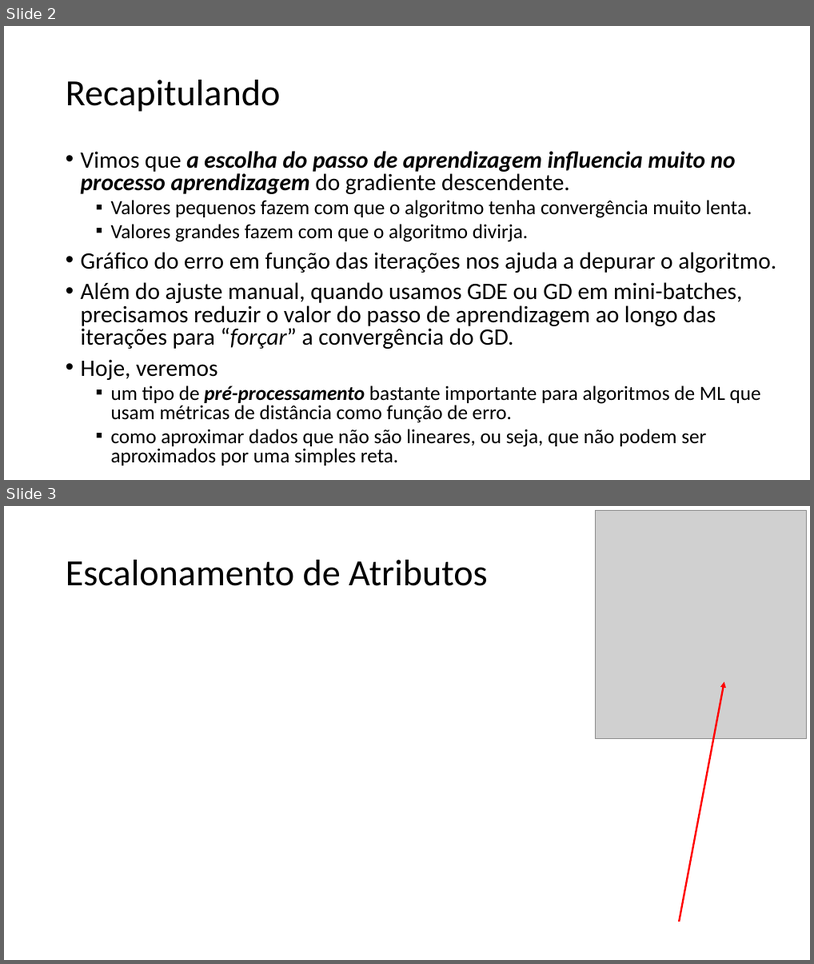
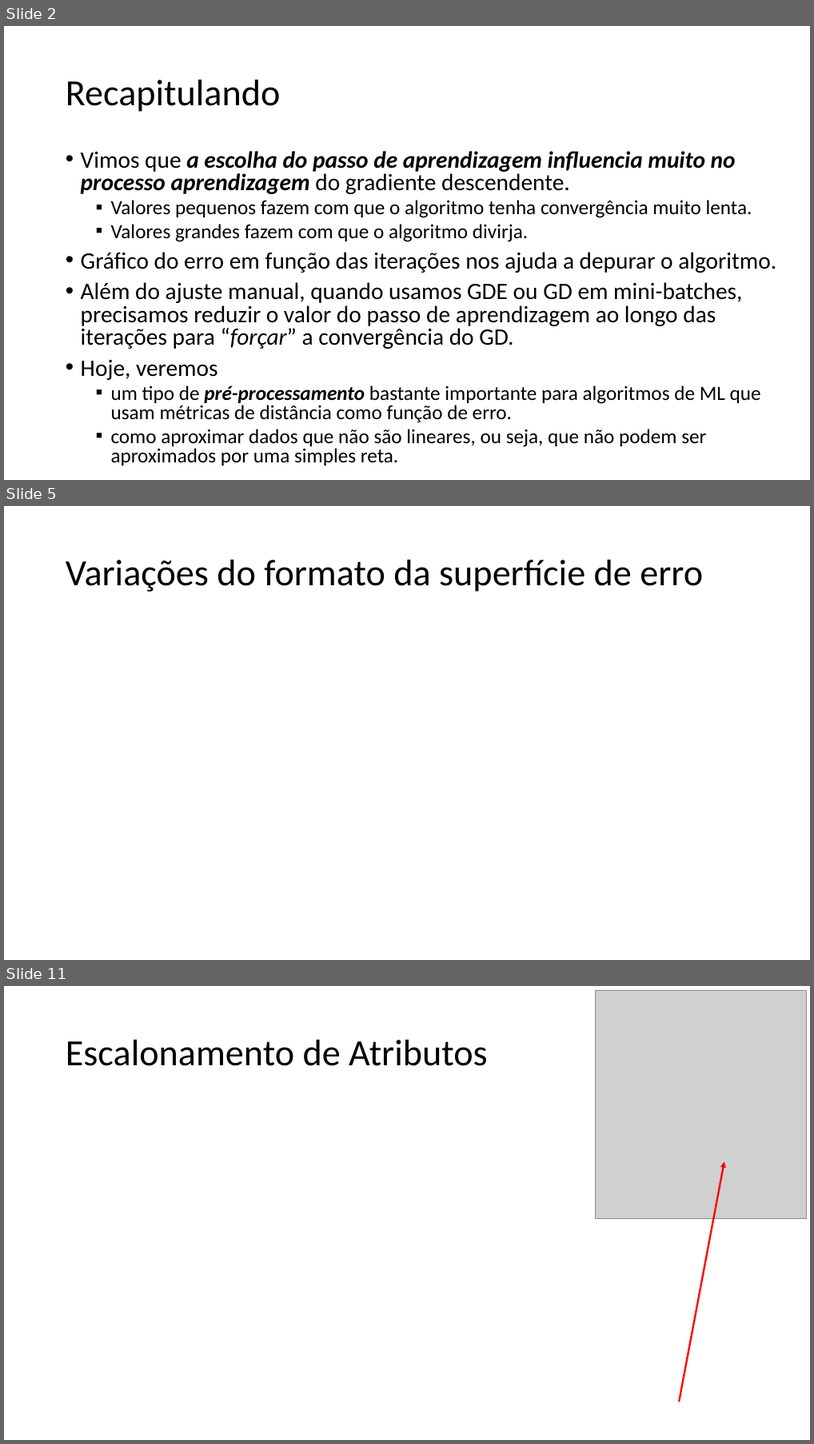
Before and after one commit to zz4fap/t319_aprendizado_de_maquina, a slide deck: slides/T319_Regressão_Linear (Parte IV).pptx. Shown one above the other, each under a label of ours: slides 2 and 3 before the commit, slides 2, 5 and 11 after it; the slides between them are not shown. The pictures are 814x964 and 814x1444 pixels, drawn with LibreOffice and Linux fonts; fonts in the diff are those of the drawing; grey boxes stand for pictures. Boxes give left, top, right and bottom in pixels: in the first picture for what was removed or moved away, otherwise in the second. Text is boxed around its words. In the diff, an @@ line names an element or a change of style, - is before the commit and + after.

```diff
--- a/slides/T319_Regressão_Linear (Parte IV).pptx
+++ b/slides/T319_Regressão_Linear (Parte IV).pptx
@@ slide 5 added at (4, 506, 810, 960), background #FFFFFF @@
@@ title added at (66, 560, 703, 592), 44 pt, text #000000 @@
+Variações do formato da superfície de erro
@@ what was slide 3 is now slide 11 @@
```
Also in this commit, not shown: 1 slide changed, 7 other slides added, 3 other files.
